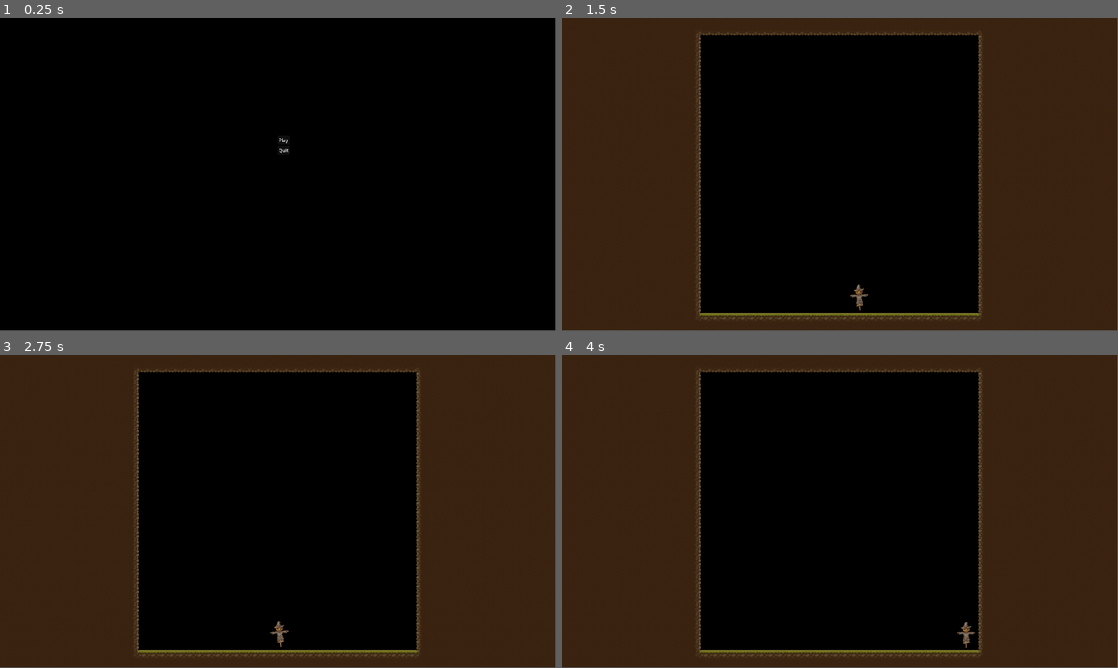
Above: before the commit, frames 1-4 (two rows, left to right).
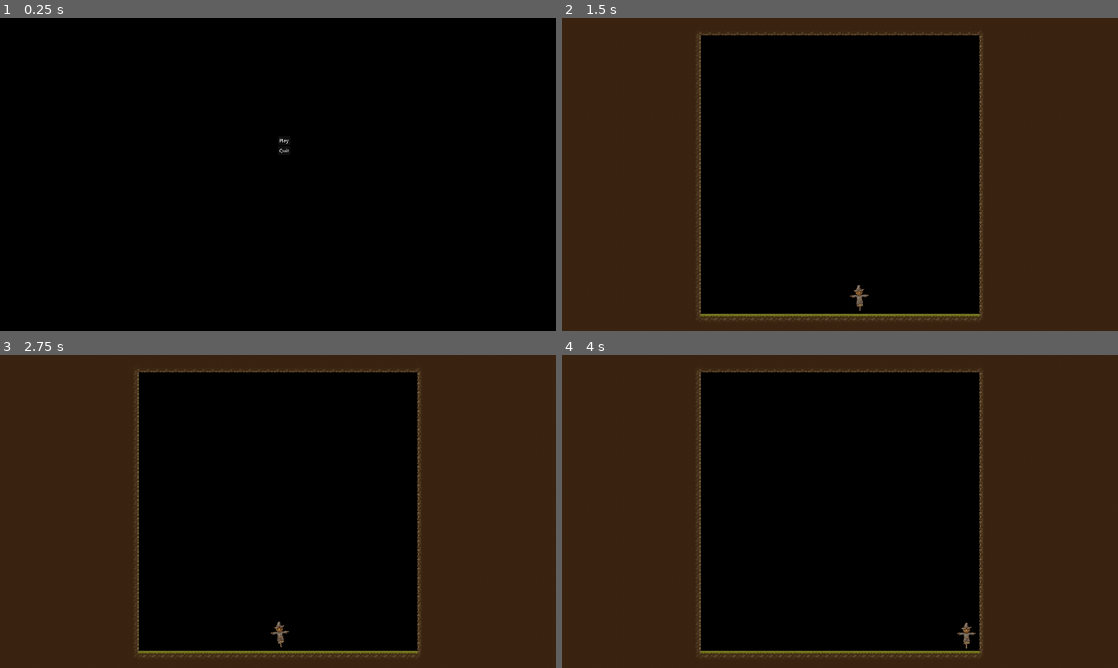
Above: after the commit, the same moments.

Repository: adudewithapc/piktiv-autumn-game-jam-2024
Game: Godot game, scene res://Scenes/Menu.tscn
Same seed, same stepped clock (60 frames per second), same inputs: the game is played once before the commit and once after it.
Inputs:
- Up to frame 1 (0.25 s): no input
- Up to frame 2 (1.5 s): click "Play" at 0.5 s; hold Right (first_move_right) from 1.28 s (still down)
- Up to frame 3 (2.75 s): tap Space (jump) at 1.52, 2.27 s; release Right (first_move_right) at 2.03 s; hold Left (first_move_left) from 2.03 s (still down)
- Up to frame 4 (4 s): release Left (first_move_left) at 2.78 s; hold Right (first_move_right) from 2.78 s (still down); tap Space (jump) at 3.77 s
The window is 799x449 before the commit and 800x450 after it. Grey fills any space a smaller window leaves; there, only what the larger window draws over its background counts as a difference.

The runs differ from the first frame. In frame 1, less than 0.1% of the frame differs, in the area x 50-52%, y 38-44%; in frame 2, 1.0%; in frame 3, 1.0%; in frame 4, 1.0%, in the area x 24-76%, y 4-97%.

Commit message:
testing window stuff

Diff:
--- a/project.godot
+++ b/project.godot
@@ -21,7 +21,7 @@
 window/size/viewport_height=1080
 window/size/mode=3
 window/size/resizable=false
-window/stretch/aspect="keep_height"
+window/stretch/mode="viewport"
 window/defaults/default_clear_color=Color(0, 0, 0, 1)
 window/transparent_background=false
 
@@ -49,3 +49,4 @@
 renderer/rendering_method="gl_compatibility"
 renderer/rendering_method.mobile="gl_compatibility"
 environment/defaults/default_clear_color=Color(0, 0, 0, 1)
+2d/snap/snap_2d_transforms_to_pixel=true
